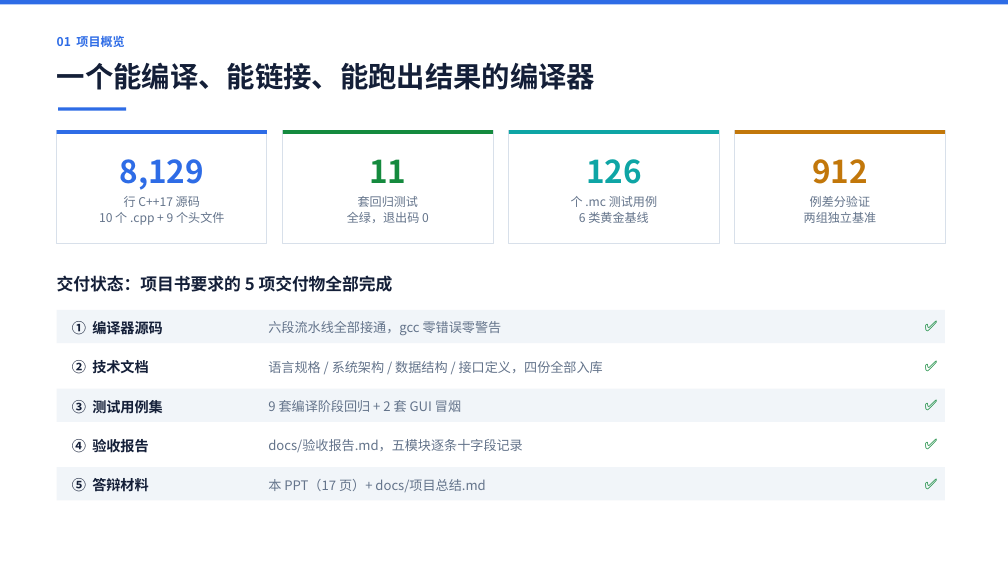
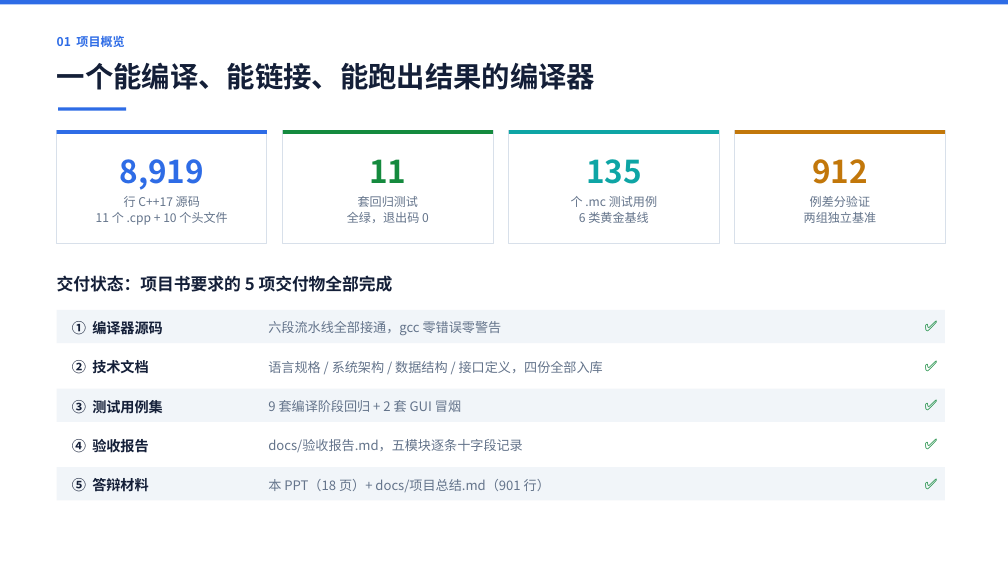
Before and after one commit to 9527-qincheng/MiniCCompiler, a slide deck: slide 2 of docs/MiniC编译器_答辩演示.pptx. Drawn at 1008x567 pixels with LibreOffice and Linux fonts; fonts in the diff are those of the drawing. Boxes give left, top, right and bottom in pixels: in the first picture for what was removed or moved away, otherwise in the second. Text is boxed around its words. In the diff, an @@ line names an element or a change of style, - is before the commit and + after.

Commit message:
docs: 答辩 PPT 同步 C 档成果（17 → 18 页）
新增「15 工程化加固」一页：四张数字卡（1000 空函数 189 ms / 4 项新增
静态检查 / 3 张符号表死表 / 89 例 -O 前后零差异）+ 左右各三条要点 +
底部不变量说明（默认编译路径产物逐字不变）。

同步口径：
- 源码规模 8,129 → 8,919 行、10 个 .cpp + 9 个头文件 → 11 + 10
- 测试用例 126 → 135 个；symtab 1 → 2 例；语义 19 → 27 例
- 符号表五张 → 七张分表；.sym.txt 五节 → 六节，实样补
  INT[5] 数组类型行、-- Params 节、-- Labels 节
- 已知限制页：复合赋值/取模/位运算/三目表述改准，数组下标与
  实参个数、return 类型改为已检查，补「不做寄存器分配与 CSE」

顺带修掉已知限制页第 6 条被底部注框遮挡的排版缺陷（条目间距
0.56 → 0.52 in，注框下移）。

文档同步：README、验收报告、plans/README、鲍方乐计划里的 PPT 页数。

```diff
--- a/docs/MiniC编译器_答辩演示.pptx
+++ b/docs/MiniC编译器_答辩演示.pptx
@@ text at box(120, 159, 205, 190): text changed @@
-8,129
+8,919
@@ text at box(586, 159, 642, 184): text changed @@
-126
+135
@@ text at box(96, 212, 227, 225): text changed @@
-10 个 .cpp + 9 个头文件
+11 个 .cpp + 10 个头文件
@@ text at box(268, 479, 550, 492): text changed @@
-本 PPT（17 页）+ docs/项目总结.md
+本 PPT（18 页）+ docs/项目总结.md（901 行）
```
Also in this commit, not shown: 6 other slides changed, 1 slide added, 4 other files.
